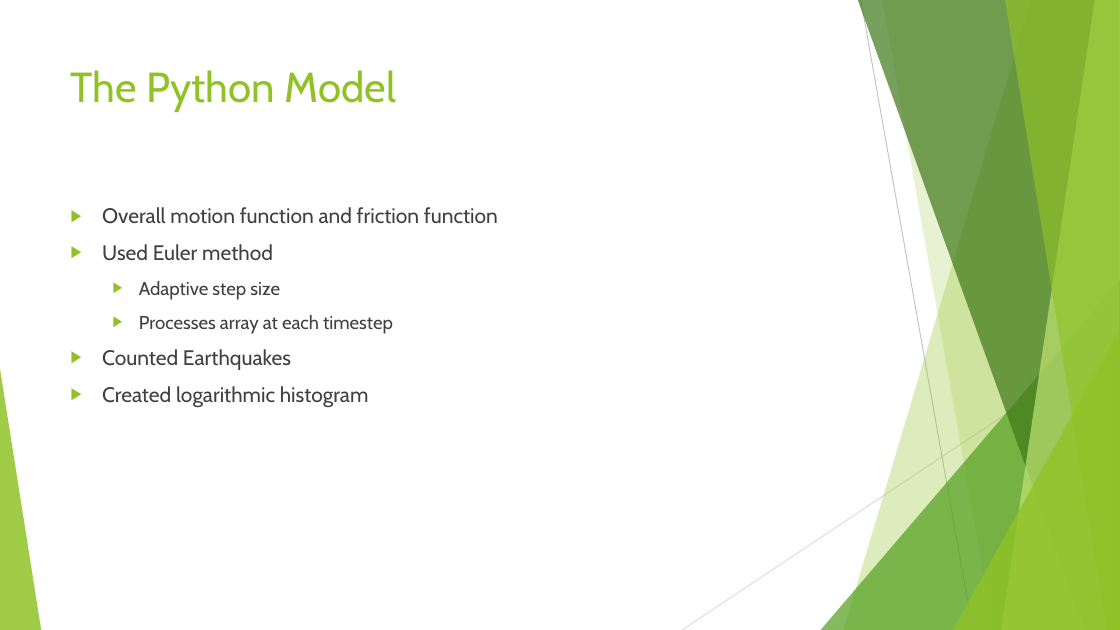
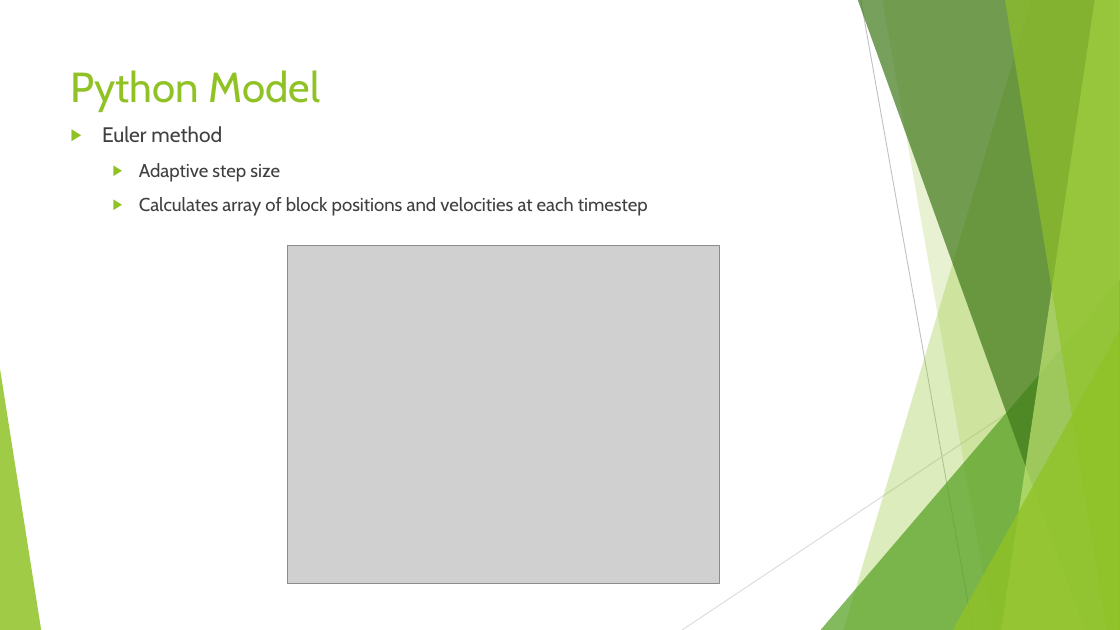
Before and after one commit to aMartin6/Final_Project, a slide deck: slide 6 of Earthquake Presentation.pptx (slide 4 before the commit). Drawn at 1120x630 pixels with LibreOffice and Linux fonts; fonts in the diff are those of the drawing; grey boxes stand for pictures. Boxes give left, top, right and bottom in pixels: in the first picture for what was removed or moved away, otherwise in the second. Text is boxed around its words. In the diff, an @@ line names an element or a change of style, - is before the commit and + after.

```diff
--- a/Earthquake Presentation.pptx
+++ b/Earthquake Presentation.pptx
@@ title at (x1=71, y1=70, x2=320, y2=112): text changed @@
-The Python Model
+Python Model
@@ text "Euler method" moved from (x1=102, y1=207, x2=498, y2=407) to (x1=102, y1=126, x2=648, y2=216) @@
@@ text at (x1=102, y1=126, x2=222, y2=142): text changed @@
-▶ Overall motion function and friction function
-▶ Used Euler method
+▶ Euler method
@@ text at (x1=139, y1=197, x2=648, y2=216): text changed; size 18 to 16 pt @@
-  ▶ Processes array at each timestep
-▶ Counted Earthquakes
-▶ Created logarithmic histogram
+  ▶ Calculates array of block positions and velocities at each timestep
@@ picture added at (x1=287, y1=246, x2=719, y2=584) @@
```
Also in this commit, not shown: 3 other slides changed, 7 slides added, 4 slides removed, 1 other file.
